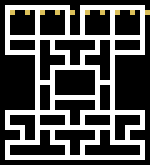
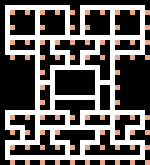
Revision of a layered 150 x 165 image; what changed, layer by layer:
painted on "Pellets" over [10, 10, 150, 165]
